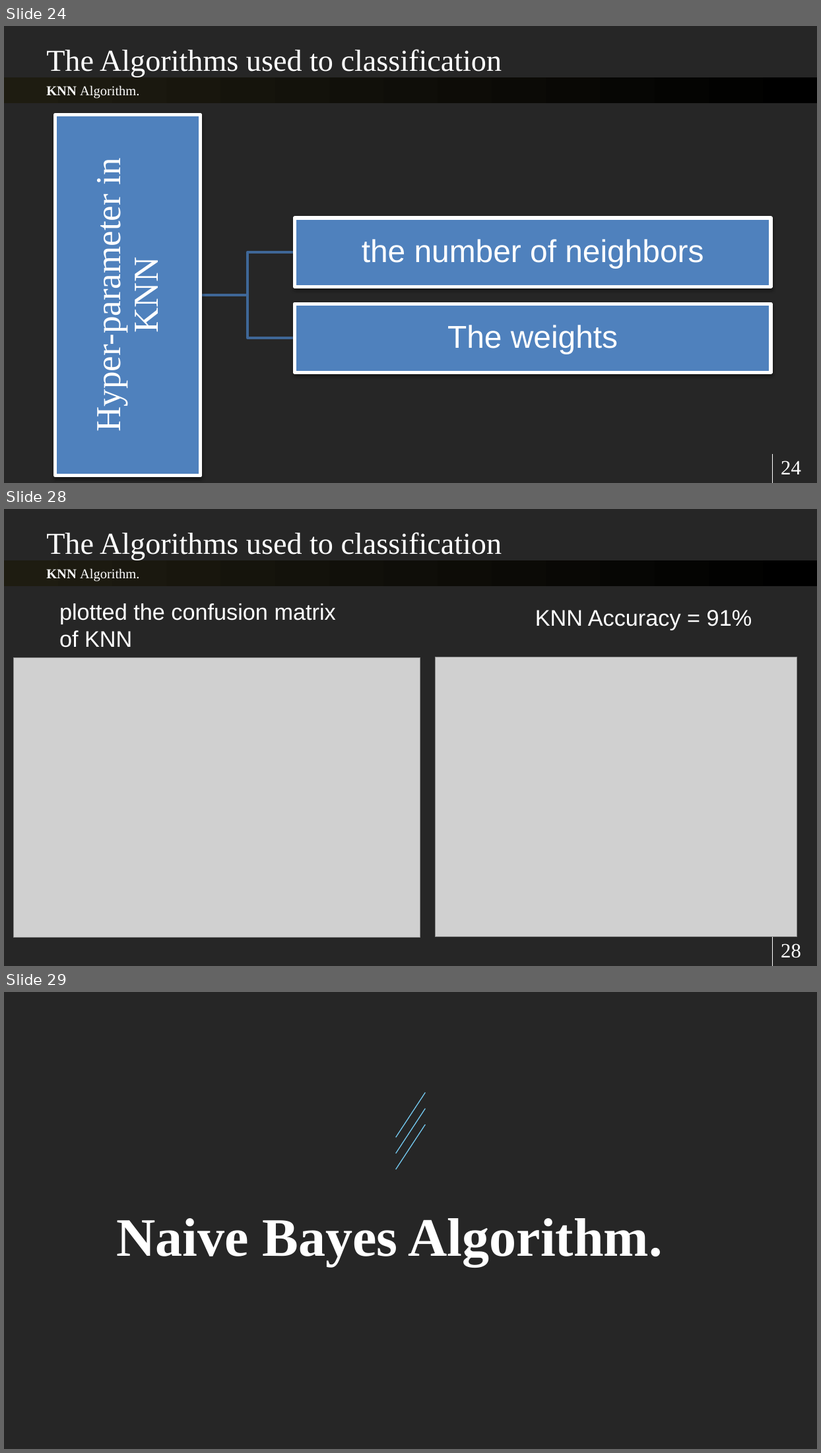
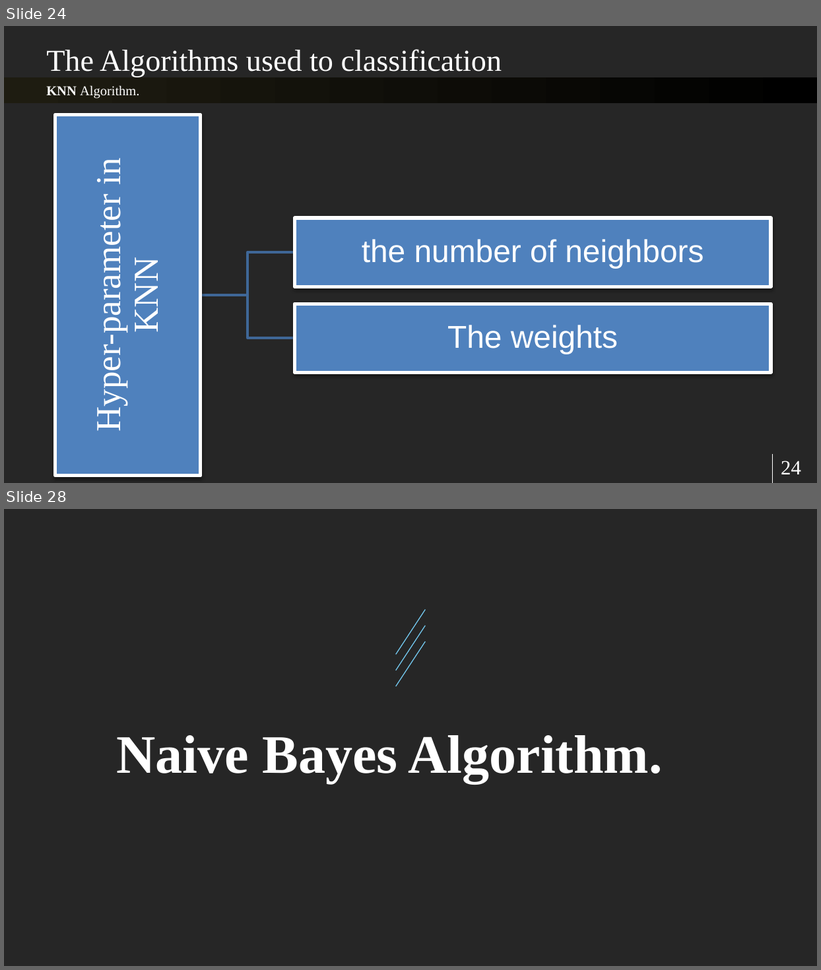
Before and after one commit to sherifRoshdy/Machine-learning-project, a slide deck: Presentation/final ml.pptx. Shown one above the other, each under a label of ours: slides 24, 28 and 29 before the commit, slides 24 and 28 after it; the slides between them are not shown. The pictures are 821x1453 and 821x970 pixels, drawn with LibreOffice and Linux fonts; fonts in the diff are those of the drawing; grey boxes stand for pictures. Boxes give left, top, right and bottom in pixels: in the first picture for what was removed or moved away, otherwise in the second. Text is boxed around its words. In the diff, an @@ line names an element or a change of style, - is before the commit and + after.

```diff
--- a/Presentation/final ml.pptx
+++ b/Presentation/final ml.pptx
@@ slide 28 removed at [4,509,817,966], background #262626; not listed: 2 template elements that a slide beside it also shows @@
@@ text removed at [46,532,502,560] @@
-The Algorithms used to classification
@@ text removed at [46,568,139,582] @@
-KNN Algorithm.
@@ text removed at [59,603,336,648] @@
-plotted the confusion matrix
-of KNN
@@ text removed at [535,610,752,630] @@
-KNN Accuracy = 91%
@@ picture removed at [14,657,420,937] @@
@@ picture removed at [435,657,797,937] @@
@@ page number removed at [781,944,801,958] @@
-28
@@ what was slide 29 is now slide 28 @@
```
Also in this commit, not shown: 16 slides changed, 2 slides added, 1 other slide removed, 1 other file.
